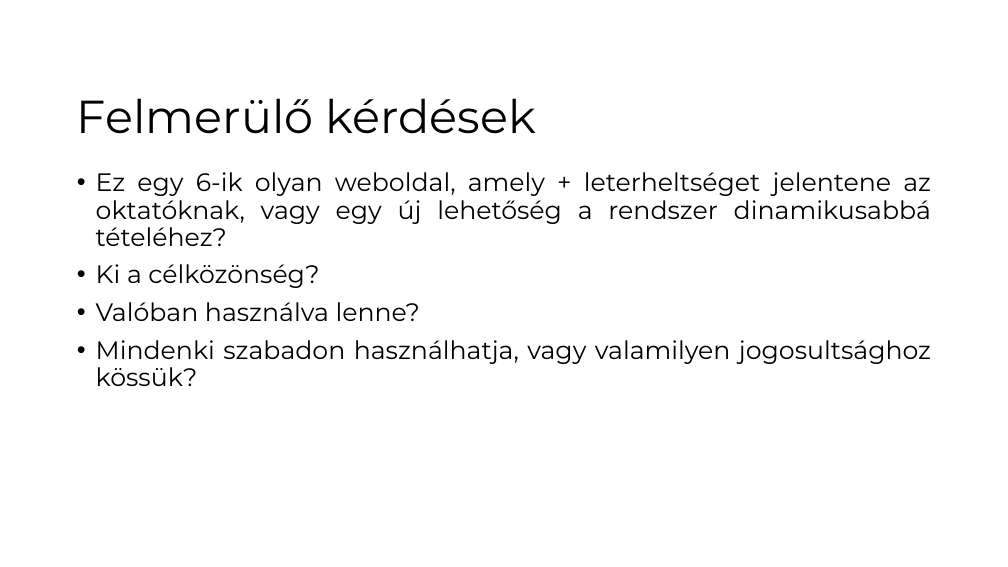
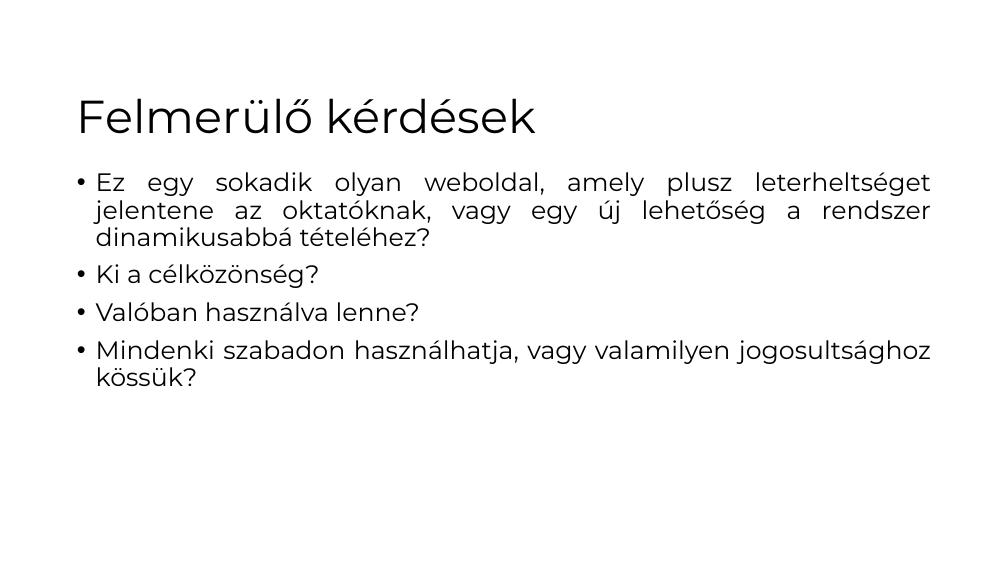
Before and after one commit to Azozzer/Projetkmunka-1-2, a slide deck: slide 7 of SZE_tantargyi_tudasbazis.pptx (slide 3 before the commit). Drawn at 1008x567 pixels with LibreOffice and Linux fonts; fonts in the diff are those of the drawing; background and template pictures are left out. Boxes give left, top, right and bottom in pixels: in the first picture for what was removed or moved away, otherwise in the second. Text is boxed around its words. In the diff, an @@ line names an element or a change of style, - is before the commit and + after.

```diff
--- a/SZE_tantargyi_tudasbazis.pptx
+++ b/SZE_tantargyi_tudasbazis.pptx
@@ text at <box>96,172,932,246</box>: text changed @@
-• Ez egy 6-ik olyan weboldal, amely + leterheltséget jelentene az oktatóknak, vagy egy új lehetőség a rendszer dinamikusabbá tételéhez?
+• Ez egy sokadik olyan weboldal, amely plusz leterheltséget jelentene az oktatóknak, vagy egy új lehetőség a rendszer dinamikusabbá tételéhez?
```
Also in this commit, not shown: 5 other slides changed.
